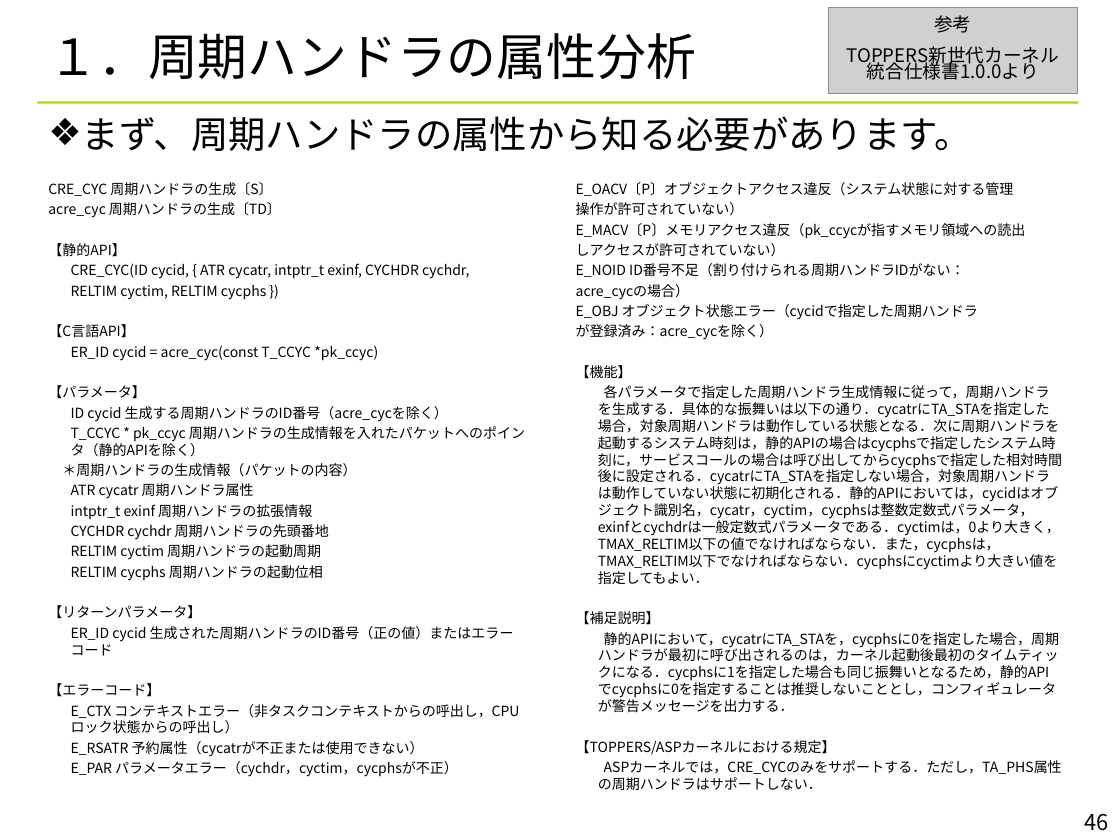
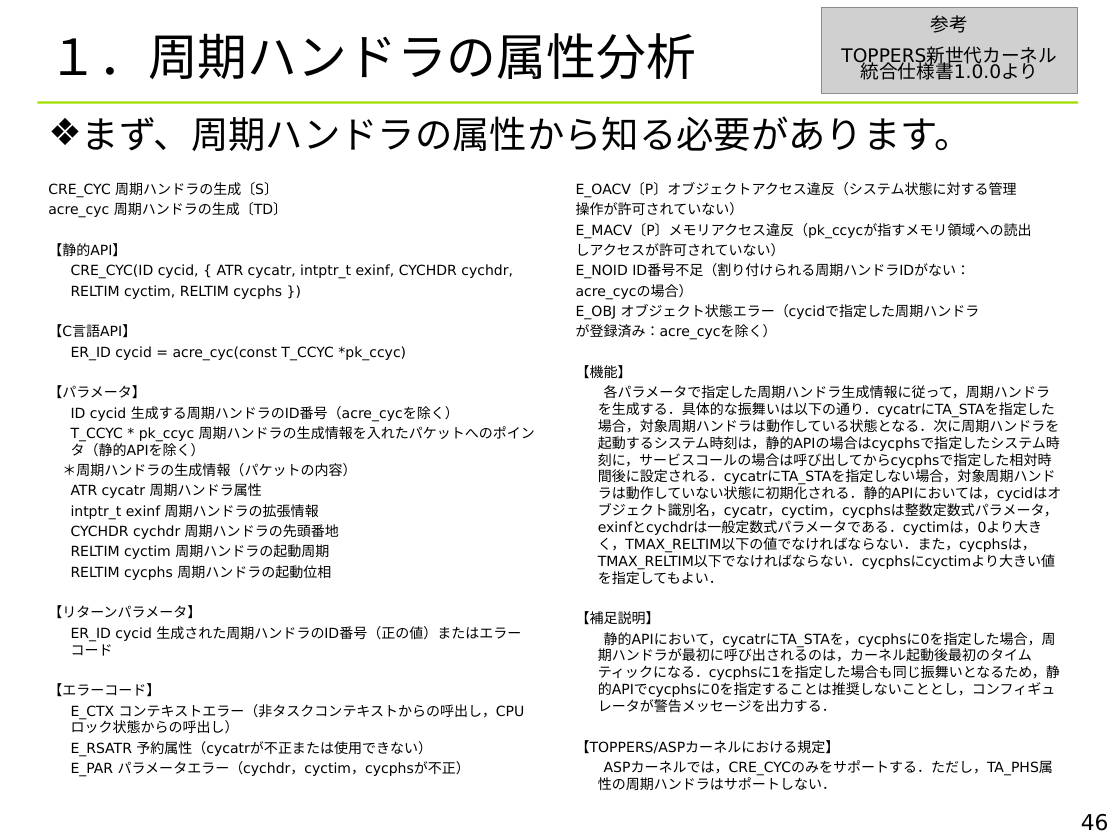
Before and after one commit to YixiaoLi/tlv4mc, a slide deck: slide 46 of doc/TLV_visualize_rules.ppt. Drawn at 1120x840 pixels with LibreOffice and Linux fonts; fonts in the diff are those of the drawing; grey boxes stand for pictures; background and template pictures are left out. Boxes give left, top, right and bottom in pixels: in the first picture for what was removed or moved away, otherwise in the second. Text is boxed around its words. In the diff, an @@ line names an element or a change of style, - is before the commit and + after.

Commit message:
マニュアル修正及びフォントの統一 README.txtの修正（sampleFiles,logtrace以下の整理）

```diff
--- a/doc/TLV_visualize_rules.ppt
+++ b/doc/TLV_visualize_rules.ppt
@@ picture: place and size @@
-picture at [828, 8, 1077, 94]
+picture at [821, 8, 1077, 94]
@@ font Noto Sans CJK JP to DejaVu Sans in 5 elements at [49, 33, 696, 79], [48, 182, 535, 777], [576, 182, 1061, 775], [1081, 814, 1109, 831], [841, 15, 1057, 80] @@
```
Also in this commit, not shown: 52 other slides changed, 2 other files.
